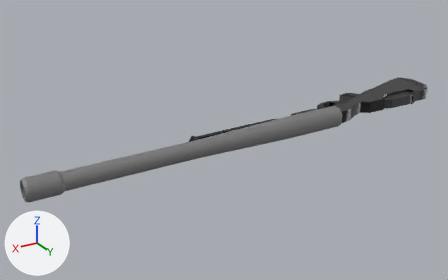
Two versions of the Blender file Blender Working Folder/Blend Files/SniperRifleBasic.blend, one commit apart.
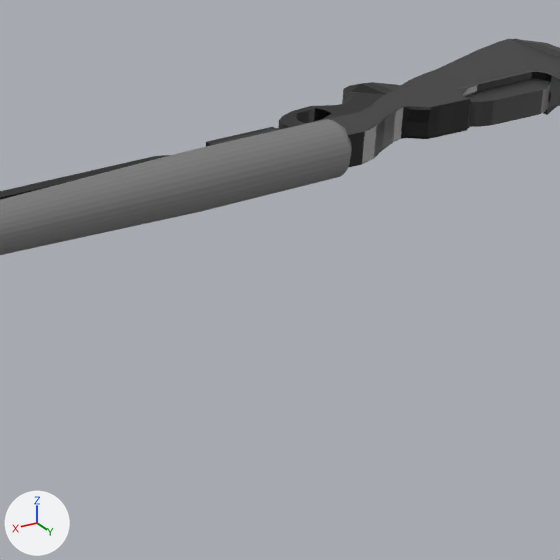
Each version appears first whole from a 50 mm camera at (2.86, 4.54, 2.19) aimed at (0.13, 0.0, -0.09), and next in a close-up on the part from 49% to 93% of the width and 23% to 93% of the height. Arrows for +X, +Y and +Z are at lower left; the lights stay in place.

Names of what the first close-up shows: 'Barrel', 'Gun'.
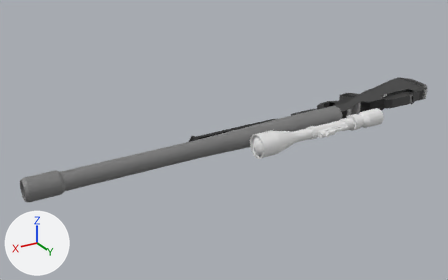
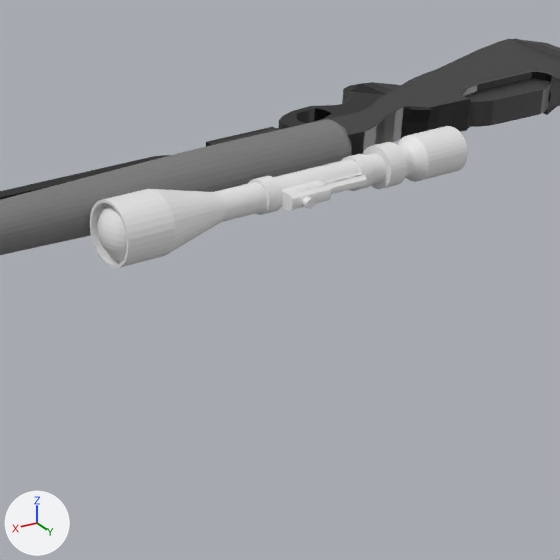
Where the change shows, as pixel boxes [x1, y1, x2, y2] in the close-ups (560 x 560 px):
'Cylinder', added: after [90, 126, 468, 268]

The change in detail:
Mesh me_cylinder_001 is new.
It has 1314 vertices, 1280 faces and spans x -2.2..2.2, y -2.2..2.7, z -10.9..17.9.
Object 'Cylinder' (ob_cylinder) is new; it shows me_cylinder_001.
Its location is (-0.808, 0.438, 0.0).
Its rotation in degrees is (0, 90, 0).
Its scale is (0.05, 0.05, 0.05).
